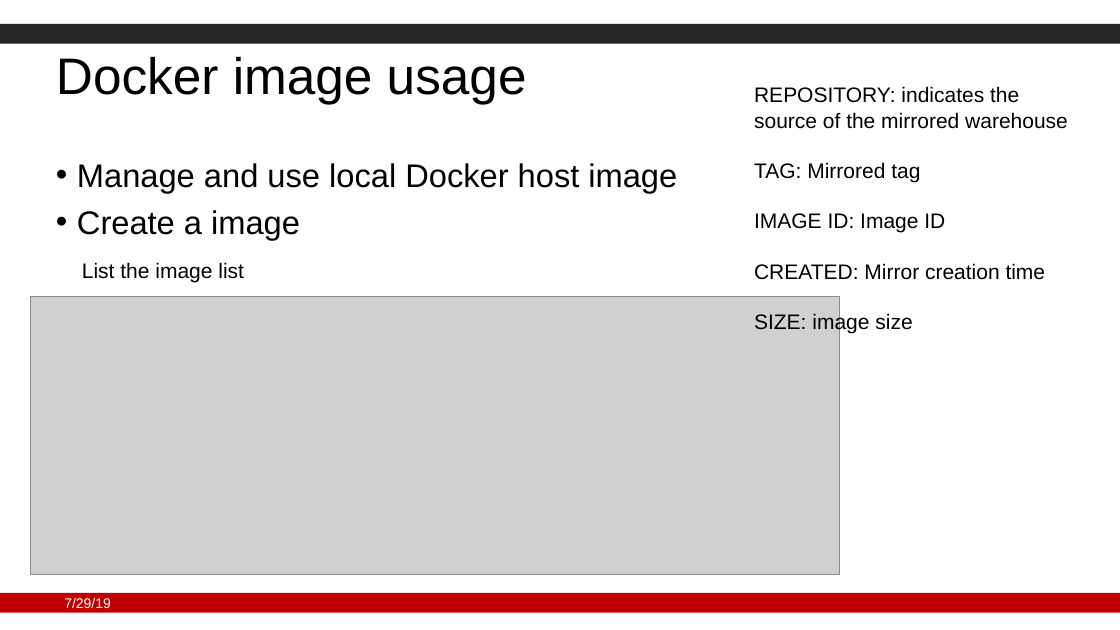
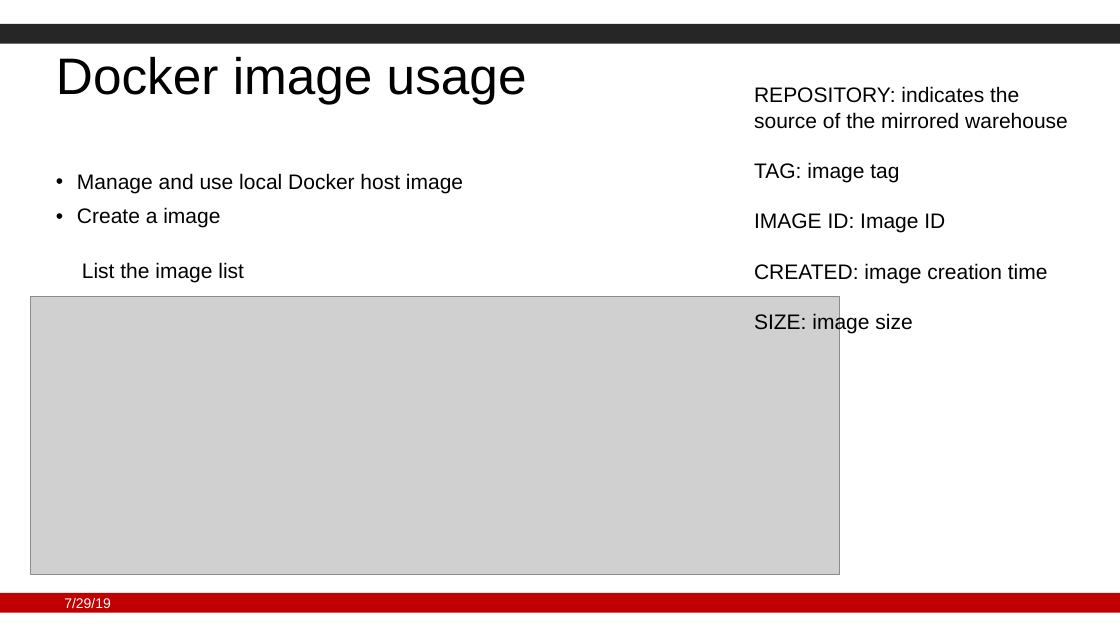
Before and after one commit to Gzk738/GZK_Code, a slide deck: slide 12 of BEP/modified ppt/anaconda&docker.pptx. Drawn at 1120x630 pixels with LibreOffice and Linux fonts; fonts in the diff are those of the drawing; grey boxes stand for pictures; background and template pictures are left out. Boxes give left, top, right and bottom in pixels: in the first picture for what was removed or moved away, otherwise in the second. Text is boxed around its words. In the diff, an @@ line names an element or a change of style, - is before the commit and + after.

```diff
--- a/BEP/modified ppt/anaconda&docker.pptx
+++ b/BEP/modified ppt/anaconda&docker.pptx
@@ subtitle "Manage and use local Docker ..." at (77,173,463,228): size 28 to 18 pt @@
@@ text at (754,162,899,182): text changed @@
-TAG: Mirrored tag
+TAG: image tag
@@ text at (754,263,1048,283): text changed @@
-CREATED: Mirror creation time
+CREATED: image creation time
```
Also in this commit, not shown: 1 other slide changed, 4 other files.
